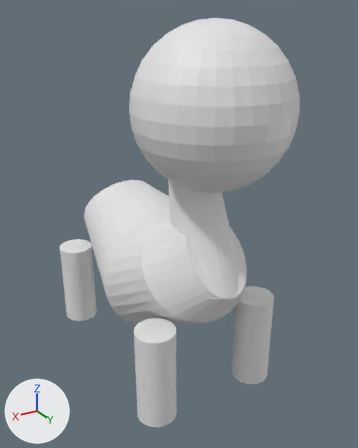
Renders of the Blender file BlenderModels/Player.blend from each side of a commit.
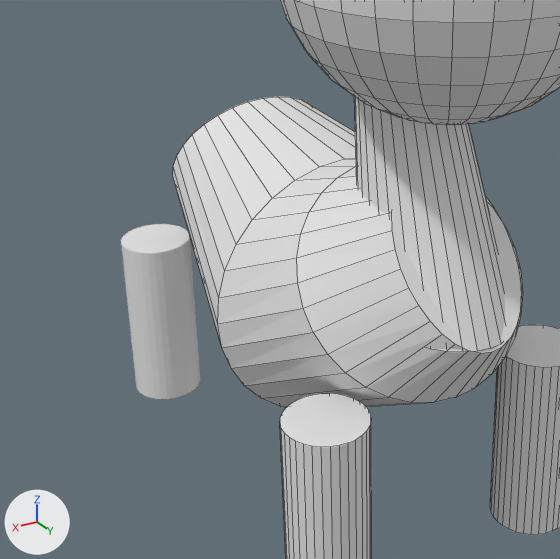
The first picture shows the older version from a 50 mm lens placed at (0.602, 1.13, 0.94), pointed at (-0.019, 0.095, 0.422). The close-ups show the older and then the newer version on the part from 1% to 74% of the width and 30% to 88% of the height of that picture. Only the edits that show in the close-ups are written down. The lights are fixed; the arrows at lower left show +X, +Y and +Z. The close-ups show mesh edges as thin lines.

Objects in the first close-up: 'BackRightLeg', 'Body', 'FrontLeftLeg', 'FrontRightLeg', 'Head', 'Neck'.
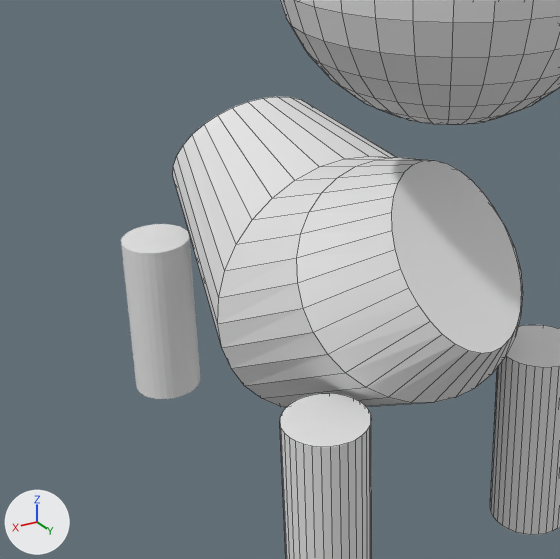
Changed parts and their boxes (x1, y1, x2, y2) in the close-ups (560 x 559 px):
```json
{"object": "Neck", "change": "hidden", "before": [354, 96, 505, 352]}
```

Scene script edits in JSON lines:
```json
{"op": "add", "block": "ob_neck", "code": "ob_neck.hide_set(True)"}
```
